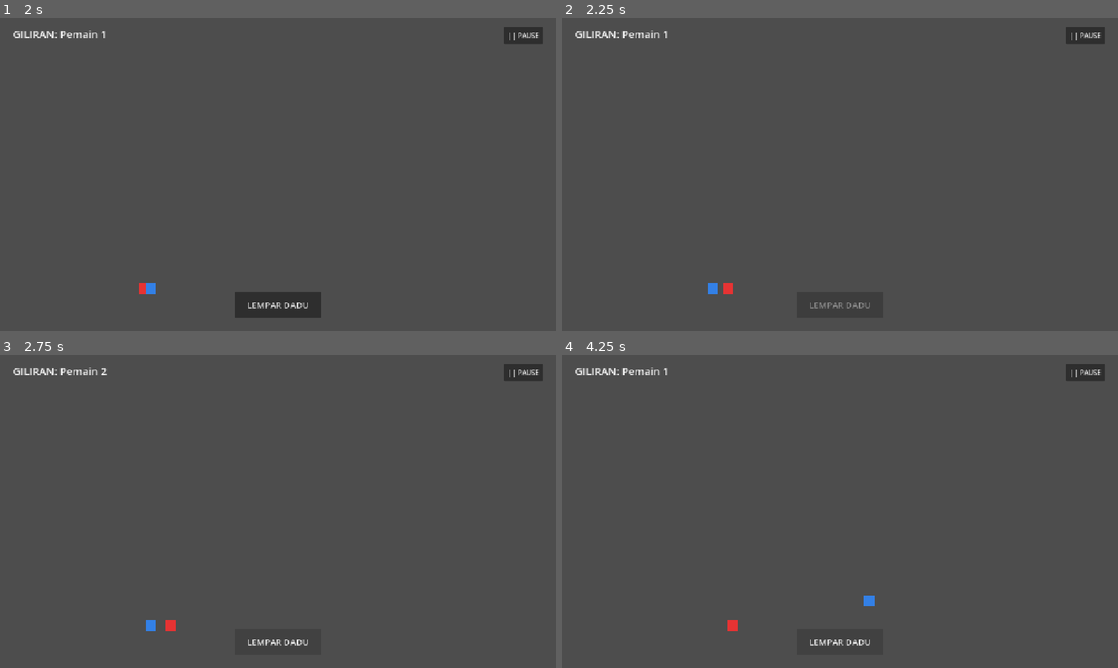
Above: before the commit, frames 1-4 (two rows, left to right).
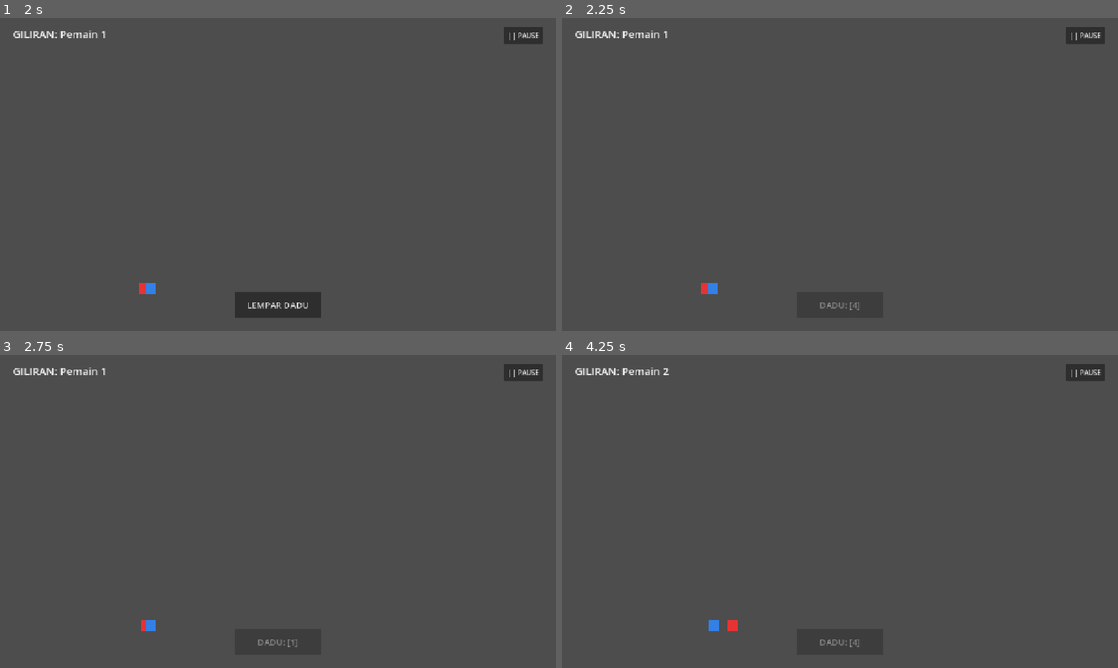
Above: after the commit, the same moments.

Repository: latifatulahfa398-lab/Tangga_Snake
Game: Godot game, scene res://scenes/ui/main_menu.tscn
The game is run twice, just before and just after one commit, with the same random seed, the same clock (stepped at 60 frames per second) and the same inputs.
Inputs (mouse positions are in pixels of both pictures, inside the frame that each line leads up to):
- Up to frame 1 (2 s): click "MAIN LOKAL" at 0.5 s; click "MULAI PERMAINAN" at 1.25 s
- Up to frame 2 (2.25 s): click "LEMPAR DADU" at 2 s
- Up to frame 3 (2.75 s): no input
- Up to frame 4 (4.25 s): click (840, 642) at 2.75 s, where only the run before the commit has a clickable "LEMPAR DADU"; click (840, 642) at 3.5 s, where only the run after the commit has a clickable "LEMPAR DADU"

Frame 1 is identical in both runs. In frame 2, 0.2% of the frame differs, in the area x 25-56%, y 84-94%; in frame 3, 0.3%; in frame 4, 0.3%, in the area x 18-57%, y 4-94%.

Commit message:
Tahap 13: Implementasi Animasi Roll Dadu Interaktif - 2026-10-30 12:48:30

Diff:
--- a/scripts/gameplay/gameboard.gd
+++ b/scripts/gameplay/gameboard.gd
@@ -69,10 +69,23 @@
 	dice_button.disabled = true
 	AudioManager.play_dice()
 
-	var dice_value = randi_range(1, 6)
-	print("Dadu keluar angka: ", dice_value)
-	await move_current_player_animated(dice_value)
+	# Animasi acak angka dadu (Roll Effect)
+	var final_dice_value = randi_range(1, 6)
+	var roll_time = 0.6
+	var elapsed = 0.0
 
+	while elapsed < roll_time:
+		var temp_val = randi_range(1, 6)
+		dice_button.text = "DADU: [" + str(temp_val) + "]"
+		await get_tree().create_timer(0.06).timeout
+		elapsed += 0.06
+
+	dice_button.text = "DADU: [" + str(final_dice_value) + "]"
+	print("Dadu keluar angka: ", final_dice_value)
+
+	await move_current_player_animated(final_dice_value)
+
+	dice_button.text = "LEMPAR DADU"
 	dice_button.disabled = false
 	is_moving = false
 
Not shown, added: assets/audio/bgm/bgm_main.wav.import
Not shown, added: assets/audio/sfx/btn_click.wav.import
Not shown, added: assets/audio/sfx/dice_roll.wav.import
Not shown, added: assets/audio/sfx/ladder.wav.import
Not shown, added: assets/audio/sfx/snake.wav.import
